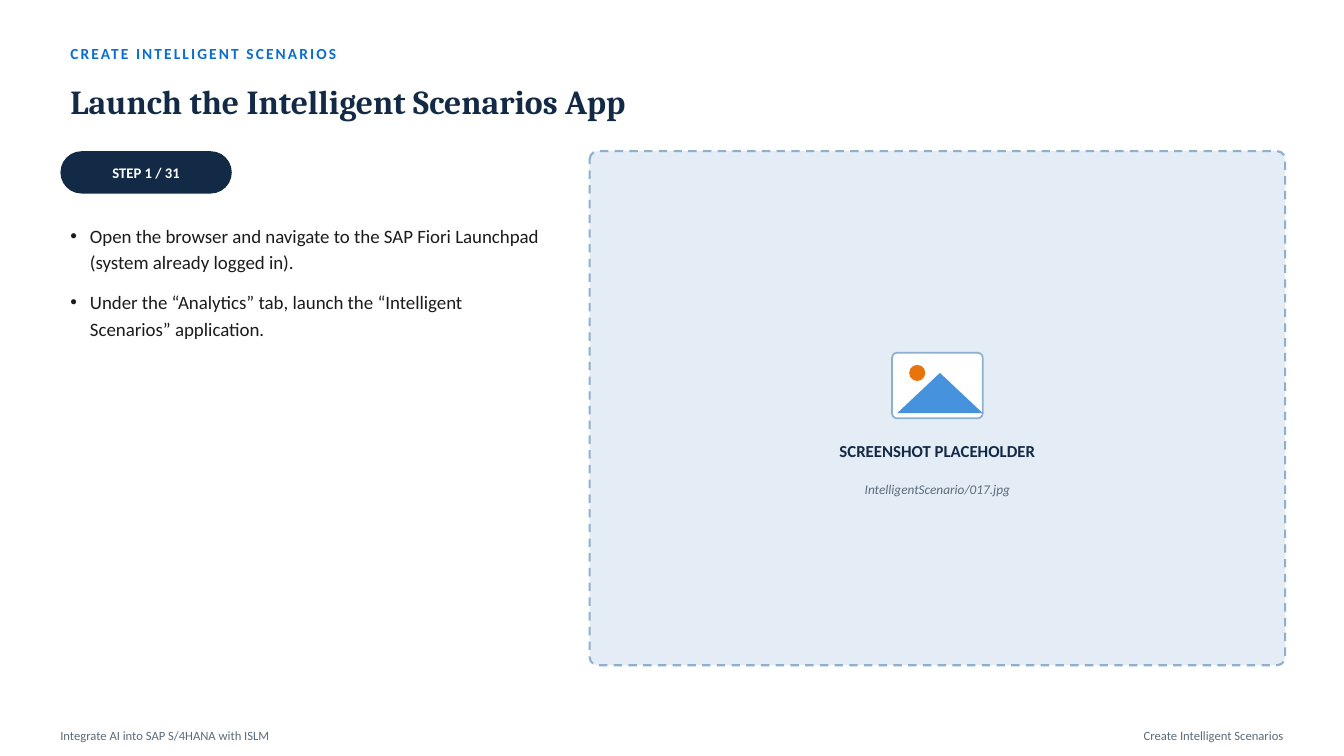
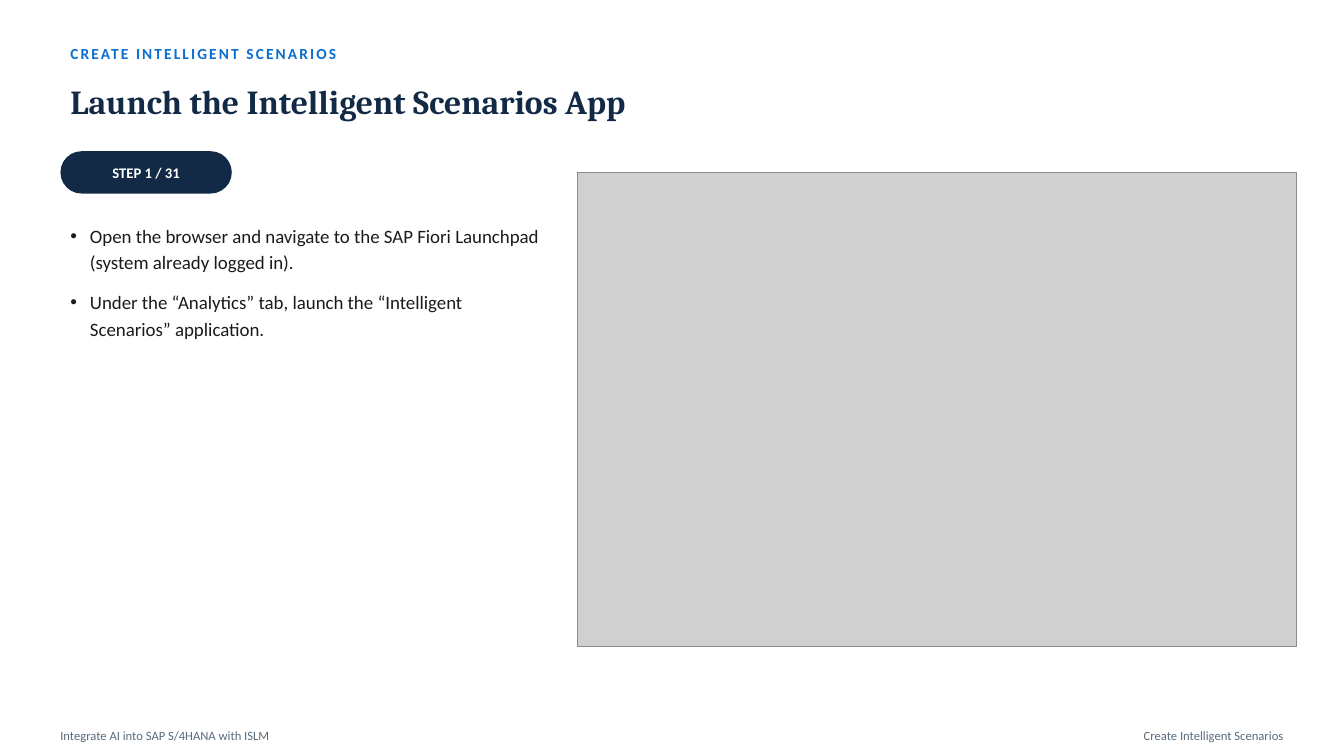
Before and after one commit to akhilgeo/akhilgeorge.com, a slide deck: slide 9 of assets/AI/ISLM.pptx (slide 8 before the commit). Drawn at 1344x756 pixels with LibreOffice and Linux fonts; fonts in the diff are those of the drawing; grey boxes stand for pictures. Boxes give left, top, right and bottom in pixels: in the first picture for what was removed or moved away, otherwise in the second. Text is boxed around its words. In the diff, an @@ line names an element or a change of style, - is before the commit and + after.

```diff
--- a/assets/AI/ISLM.pptx
+++ b/assets/AI/ISLM.pptx
@@ picture added at bbox=[578, 172, 1298, 646] @@
@@ rounded rectangle removed at bbox=[590, 151, 1286, 665] @@
@@ rounded rectangle removed at bbox=[892, 353, 983, 418] @@
@@ triangle removed at bbox=[897, 373, 983, 413] @@
@@ ellipse removed at bbox=[909, 365, 926, 381] @@
@@ text removed at bbox=[839, 446, 1035, 457] @@
-SCREENSHOT PLACEHOLDER
@@ text removed at bbox=[865, 485, 1010, 496] @@
-IntelligentScenario/017.jpg
```
Also in this commit, not shown: 26 other slides changed, 3 slides added, 32 slides removed.
